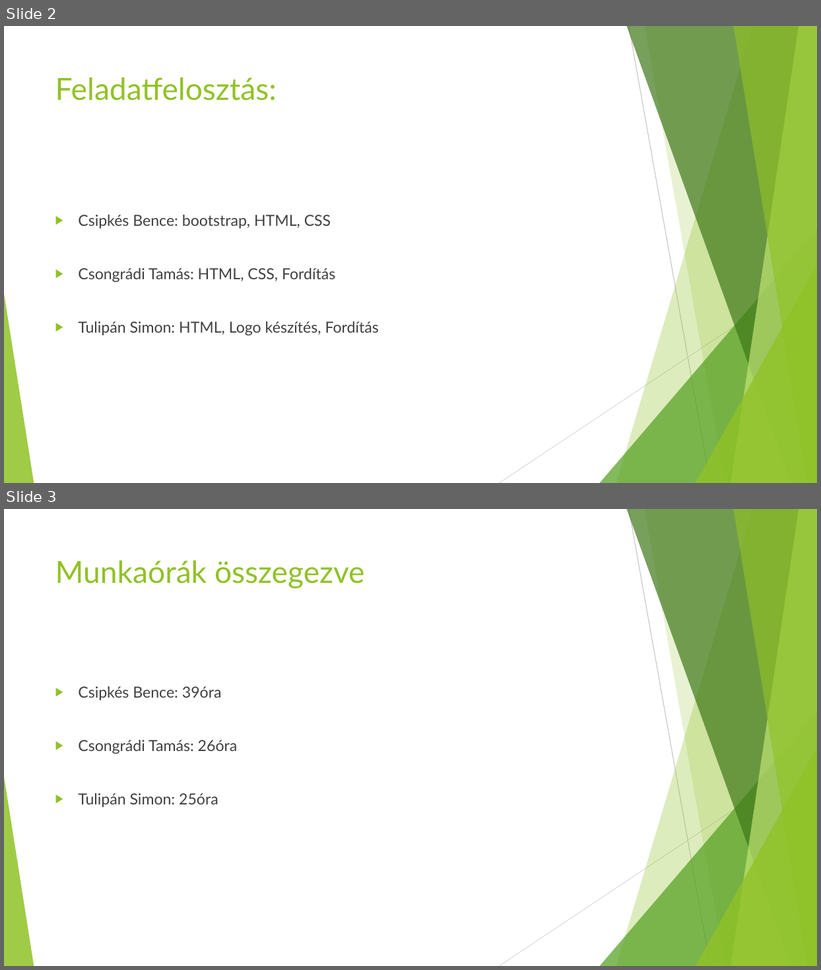
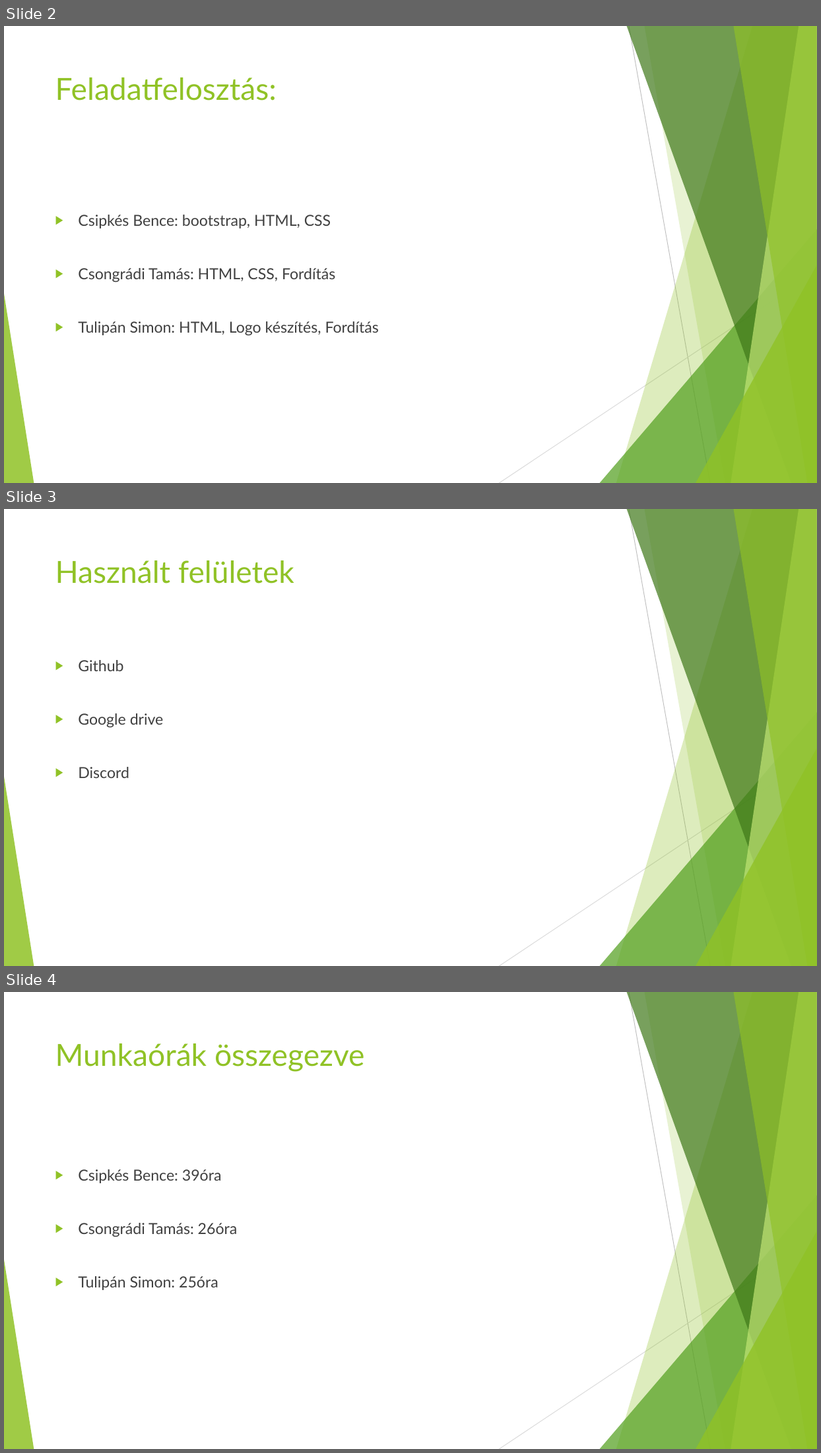
Before and after one commit to Csipi456/IKT.haziallatok, a slide deck: 1. Projekt/Új Microsoft PowerPoint-bemutató.pptx. Shown one above the other, each under a label of ours: slides 2 and 3 before the commit, slides 2, 3 and 4 after it. The pictures are 821x970 and 821x1453 pixels, drawn with LibreOffice and Linux fonts; fonts in the diff are those of the drawing. Boxes give left, top, right and bottom in pixels: in the first picture for what was removed or moved away, otherwise in the second. Text is boxed around its words. In the diff, an @@ line names an element or a change of style, - is before the commit and + after.

```diff
--- a/1. Projekt/Új Microsoft PowerPoint-bemutató.pptx
+++ b/1. Projekt/Új Microsoft PowerPoint-bemutató.pptx
@@ slide 3 added at (4, 509, 817, 966), background #FFFFFF; not listed: 10 template elements that a slide beside it also shows @@
@@ title added at (55, 560, 294, 584), 36 pt, text #90C226 @@
+Használt felületek
@@ text added at (78, 660, 164, 778), 18 pt, text #404040 @@
+▶ Github
+▶ Google drive
+▶ Discord
@@ what was slide 3 is now slide 4 @@
```
Also in this commit, not shown: 1 other slide added, 1 slide removed, 4 other files.
